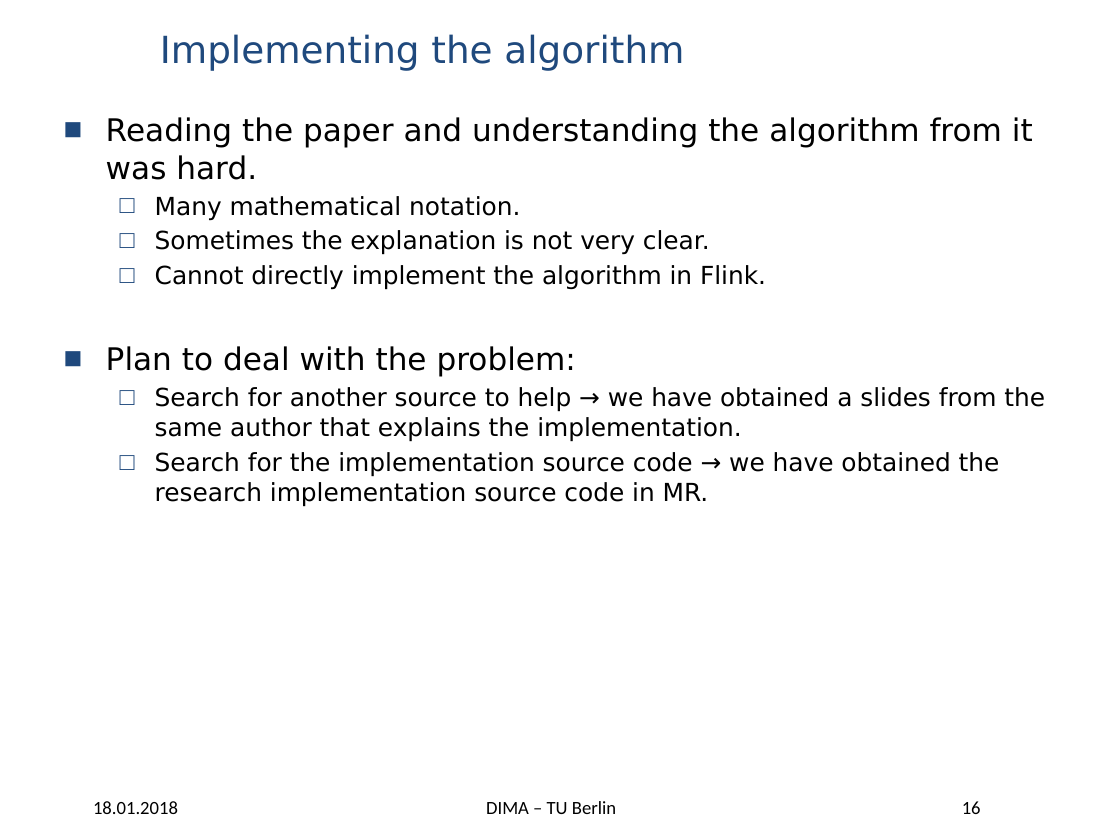
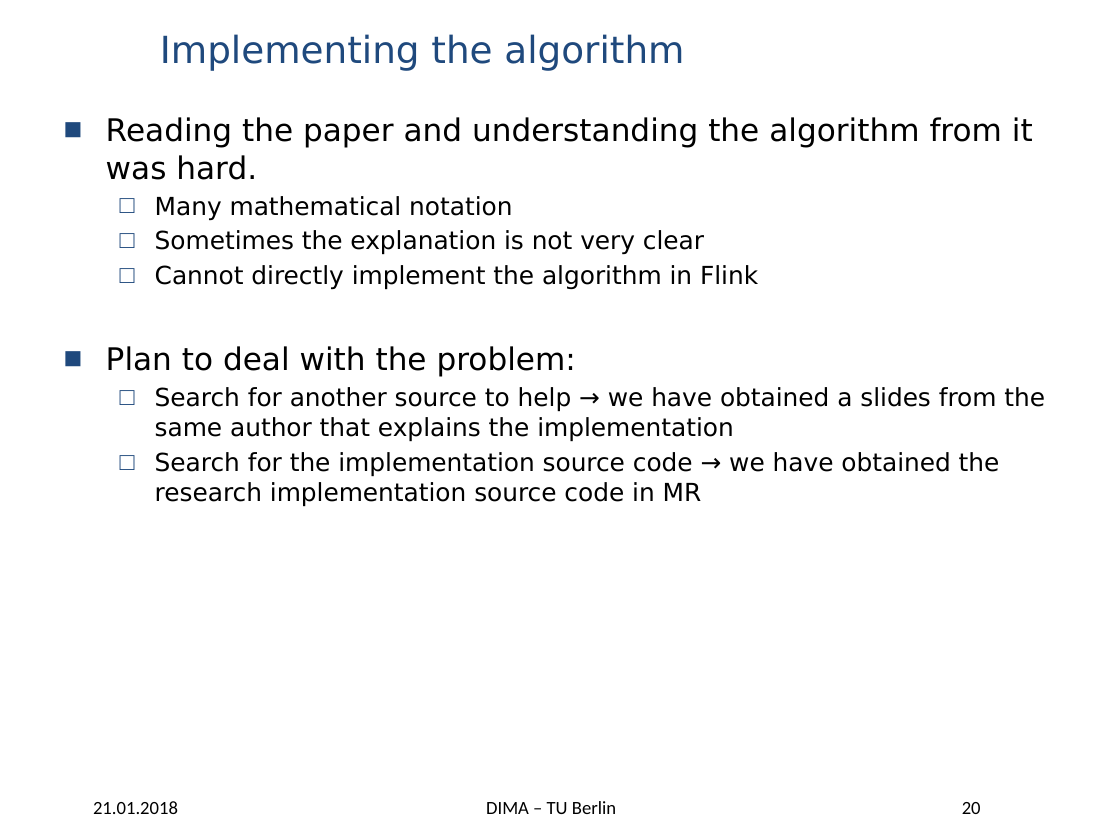
Before and after one commit to panduwicaksono91/wave-hist, a slide deck: slide 20 of BDAPRO Midterm Presentation - Wavelet Histogram.pptx (slide 16 before the commit). Drawn at 1120x840 pixels with LibreOffice and Linux fonts; fonts in the diff are those of the drawing; background and template pictures are left out. Boxes give left, top, right and bottom in pixels: in the first picture for what was removed or moved away, otherwise in the second. Text is boxed around its words. In the diff, an @@ line names an element or a change of style, - is before the commit and + after.

```diff
--- a/BDAPRO Midterm Presentation - Wavelet Histogram.pptx
+++ b/BDAPRO Midterm Presentation - Wavelet Histogram.pptx
@@ text at [155,196,758,290]: text changed @@
-  □ Many mathematical notation.
-  □ Sometimes the explanation is not very clear.
-  □ Cannot directly implement the algorithm in Flink.
+  □ Many mathematical notation
+  □ Sometimes the explanation is not very clear
+  □ Cannot directly implement the algorithm in Flink
@@ text at [155,387,1045,507]: text changed @@
-  □ Search for another source to help → we have obtained a slides from the same author that explains the implementation.
-  □ Search for the implementation source code → we have obtained the research implementation source code in MR.
+  □ Search for another source to help → we have obtained a slides from the same author that explains the implementation
+  □ Search for the implementation source code → we have obtained the research implementation source code in MR
@@ text at [93,801,178,814]: text changed @@
-18.01.2018
+21.01.2018
@@ page number at [962,802,981,814]: text changed @@
-16
+20
```
Also in this commit, not shown: 17 other slides changed, 5 slides added, 1 slide removed.
